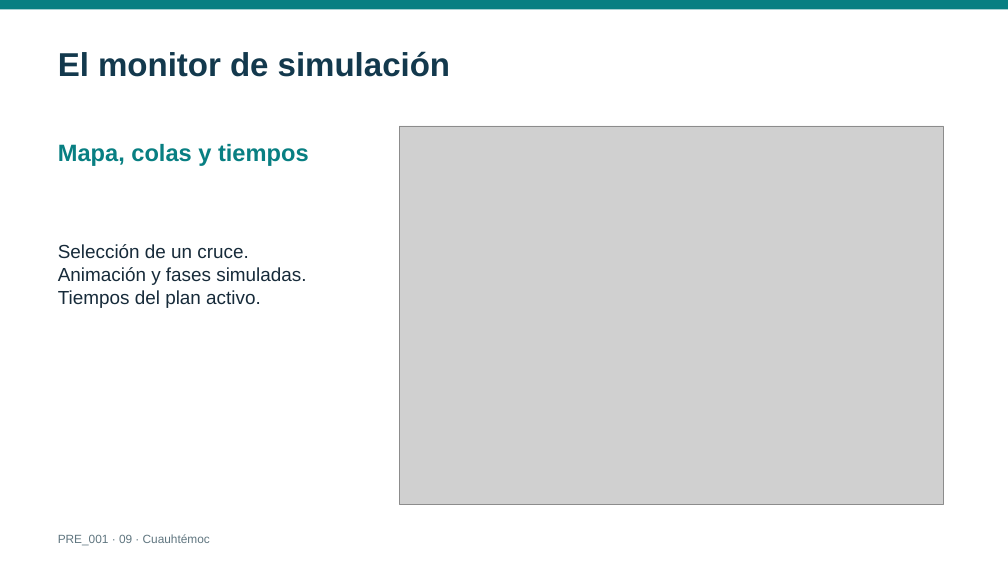
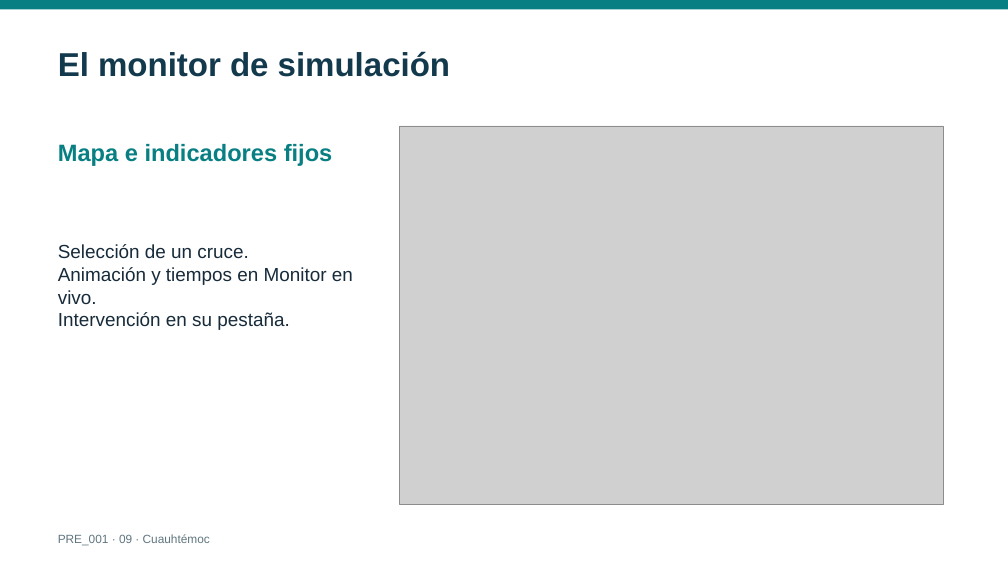
Before and after one commit to DiegoSG826/SistemaTrafico, a slide deck: slide 9 of entrega_academica/PRE_001_Presentacion.pptx. Drawn at 1008x567 pixels with LibreOffice and Linux fonts; fonts in the diff are those of the drawing; grey boxes stand for pictures. Boxes give left, top, right and bottom in pixels: in the first picture for what was removed or moved away, otherwise in the second. Text is boxed around its words. In the diff, an @@ line names an element or a change of style, - is before the commit and + after.

```diff
--- a/entrega_academica/PRE_001_Presentacion.pptx
+++ b/entrega_academica/PRE_001_Presentacion.pptx
@@ text at bbox=[58, 144, 333, 166]: text changed @@
-Mapa, colas y tiempos
+Mapa e indicadores fijos
@@ text at bbox=[58, 267, 353, 330]: text changed @@
-Animación y fases simuladas.
-Tiempos del plan activo.
+Animación y tiempos en Monitor en vivo.
+Intervención en su pestaña.
```
Also in this commit, not shown: 3 other slides changed, 53 other files.
